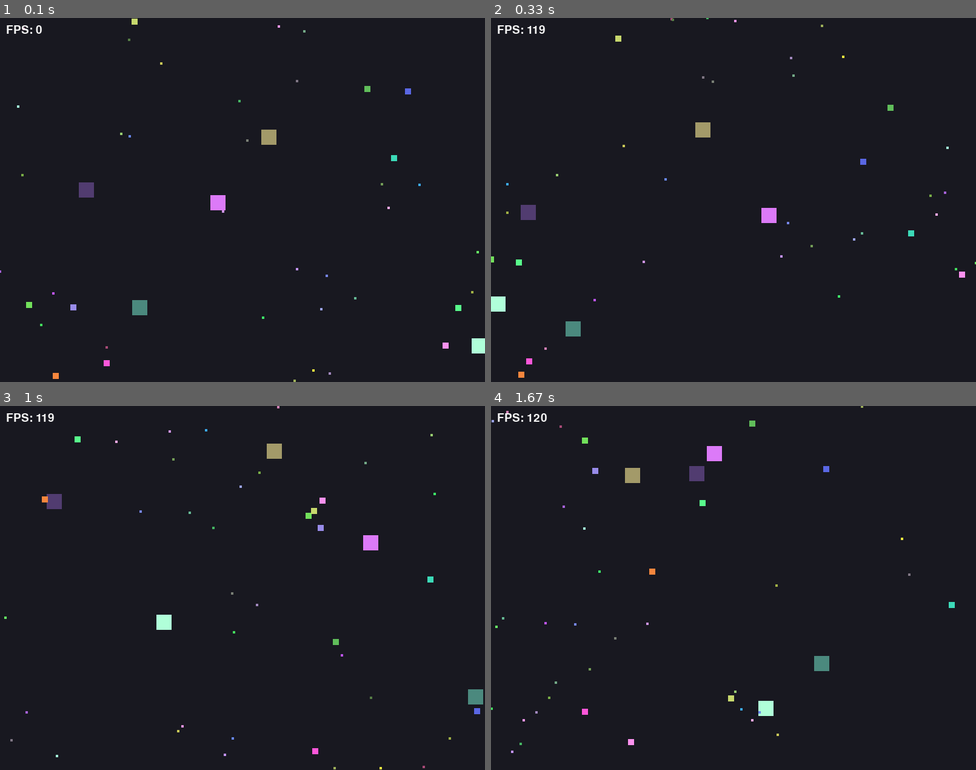
Above: before the commit, frames 1-4 (two rows, left to right).
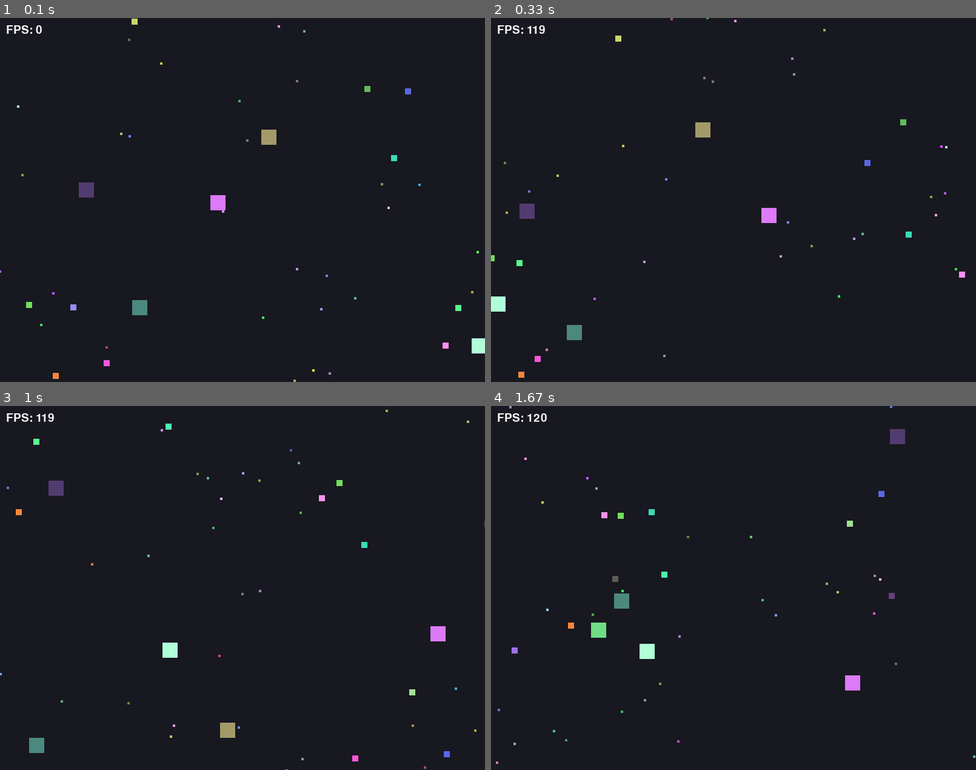
Above: after the commit, the same moments.

Repository: vtxsl/lab8-pygame
Game: pygame game, started from main.py
The game is run twice, just before and just after one commit, with the same random seed, the same clock (stepped at 60 frames per second) and the same inputs.
Inputs:
- Up to frame 1 (0.1 s): no input
- Up to frame 2 (0.33 s): no input
- Up to frame 3 (1 s): no input
- Up to frame 4 (1.67 s): no input

Frame 1 is identical in both runs. In frame 2, 0.4% of the frame differs, in the area x 0-100%, y 0-96%; in frame 3, 1.8%; in frame 4, 1.9%, in the area x 0-100%, y 0-99%.

Commit message:
exam: q5 - eating

Diff:
--- a/main.py
+++ b/main.py
@@ -103,8 +103,31 @@
         death_time=pygame.time.get_ticks() + 5000
     )
 
-# def resolve_square_collisions(squares: list[Square]) -> None:
-#     pass
+def resolve_square_collisions(squares: list[Square]) -> list[Square]:
+    to_remove = set()
+
+    for i in range(len(squares)):
+        for j in range(i + 1, len(squares)):
+            s1 = squares[i]
+            s2 = squares[j]
+
+            if check_collision(s1, s2):
+                if s1.size > s2.size:
+                    to_remove.add(j)
+                elif s2.size > s1.size:
+                    to_remove.add(i)
+                else:
+                    to_remove.add(j)
+
+    new_squares = []
+    for index, s in enumerate(squares):
+        if index in to_remove:
+            new_squares.append(random_square(new_squares, s.size))
+        else:
+            new_squares.append(s)
+
+    return new_squares
+
 
 def check_collision(self: Square, other: Square) -> bool:
         if self.rect.colliderect(other.rect):
@@ -201,11 +224,8 @@
             else:
                 alive_squares.append(random_square(alive_squares, square.size))
 
-        squares = alive_squares
-
-
-        # resolve_square_collisions(squares)
-        check_collision
+        squares = resolve_square_collisions(alive_squares)
+
         apply_flee_behavior(squares, dt)
 
         screen.fill(COLOR_BG)
--- a/withcol.py
+++ b/withcol.py
@@ -71,34 +71,34 @@
     )
 
 def resolve_square_collisions(squares: list[Square]) -> None:
-    # for i in range(len(squares)):
-    #     for j in range(i + 1, len(squares)):
-    #         first = squares[i]
-    #         second = squares[j]
+    for i in range(len(squares)):
+        for j in range(i + 1, len(squares)):
+            first = squares[i]
+            second = squares[j]
 
-    #         if not first.rect.colliderect(second.rect):
-    #             continue
+            if not first.rect.colliderect(second.rect):
+                continue
 
-    #         overlap_x = min(first.rect.right, second.rect.right) - max(first.rect.left, second.rect.left)
-    #         overlap_y = min(first.rect.bottom, second.rect.bottom) - max(first.rect.top, second.rect.top)
+            overlap_x = min(first.rect.right, second.rect.right) - max(first.rect.left, second.rect.left)
+            overlap_y = min(first.rect.bottom, second.rect.bottom) - max(first.rect.top, second.rect.top)
 
-    #         first.vx, second.vx = second.vx, first.vx
-    #         first.vy, second.vy = second.vy, first.vy
+            first.vx, second.vx = second.vx, first.vx
+            first.vy, second.vy = second.vy, first.vy
 
-    #         if overlap_x < overlap_y:
-    #             if first.rect.centerx < second.rect.centerx:
-    #                 first.rect.x -= overlap_x // 2
-    #                 second.rect.x += overlap_x - overlap_x // 2
-    #             else:
-    #                 first.rect.x += overlap_x - overlap_x // 2
-    #                 second.rect.x -= overlap_x // 2
-    #         else:
-    #             if first.rect.centery < second.rect.centery:
-    #                 first.rect.y -= overlap_y // 2
-    #                 second.rect.y += overlap_y - overlap_y // 2
-    #             else:
-    #                 first.rect.y += overlap_y - overlap_y // 2
-    #                 second.rect.y -= overlap_y // 2
+            if overlap_x < overlap_y:
+                if first.rect.centerx < second.rect.centerx:
+                    first.rect.x -= overlap_x // 2
+                    second.rect.x += overlap_x - overlap_x // 2
+                else:
+                    first.rect.x += overlap_x - overlap_x // 2
+                    second.rect.x -= overlap_x // 2
+            else:
+                if first.rect.centery < second.rect.centery:
+                    first.rect.y -= overlap_y // 2
+                    second.rect.y += overlap_y - overlap_y // 2
+                else:
+                    first.rect.y += overlap_y - overlap_y // 2
+                    second.rect.y -= overlap_y // 2
     pass
 
 def create_squares() -> list[Square]:
